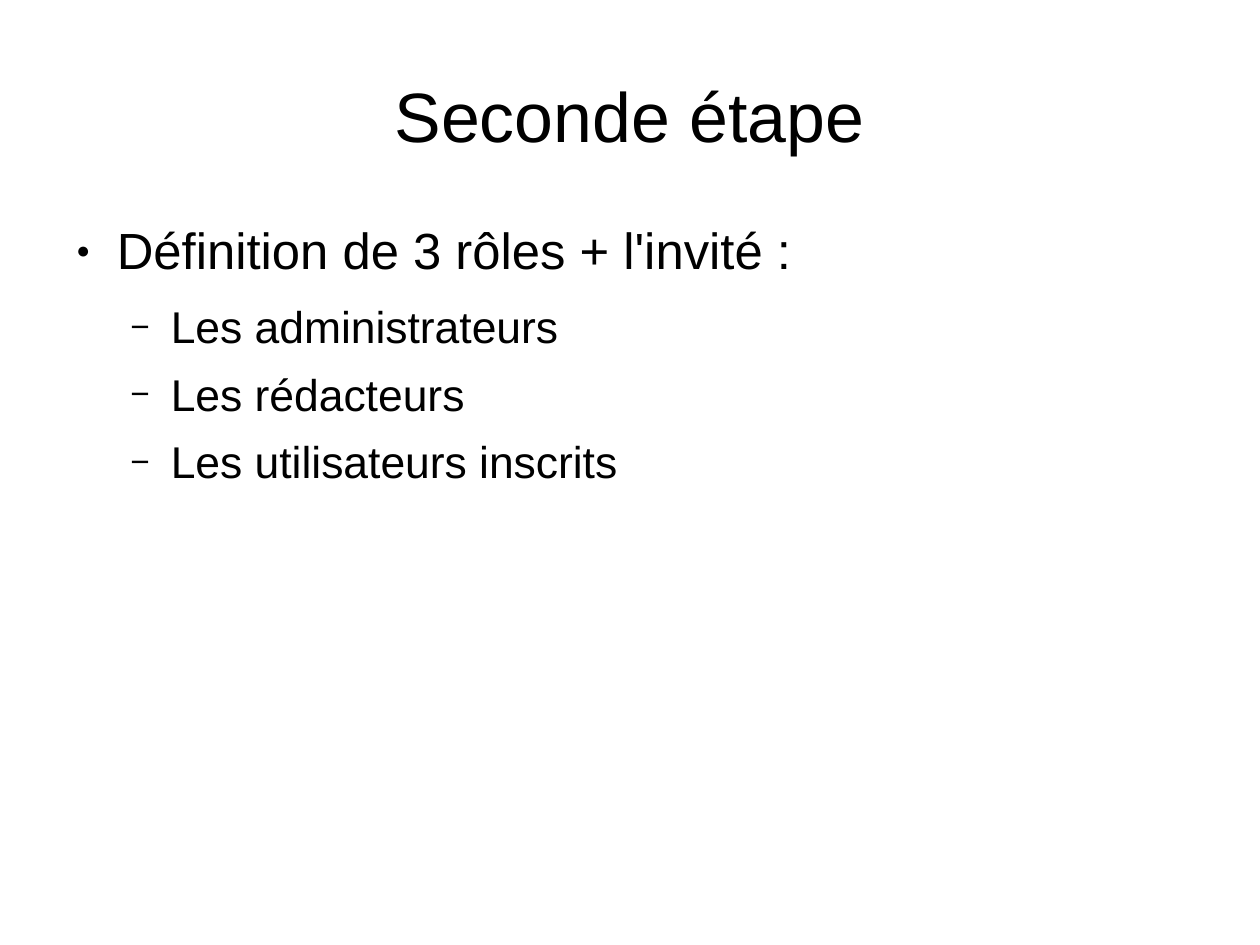
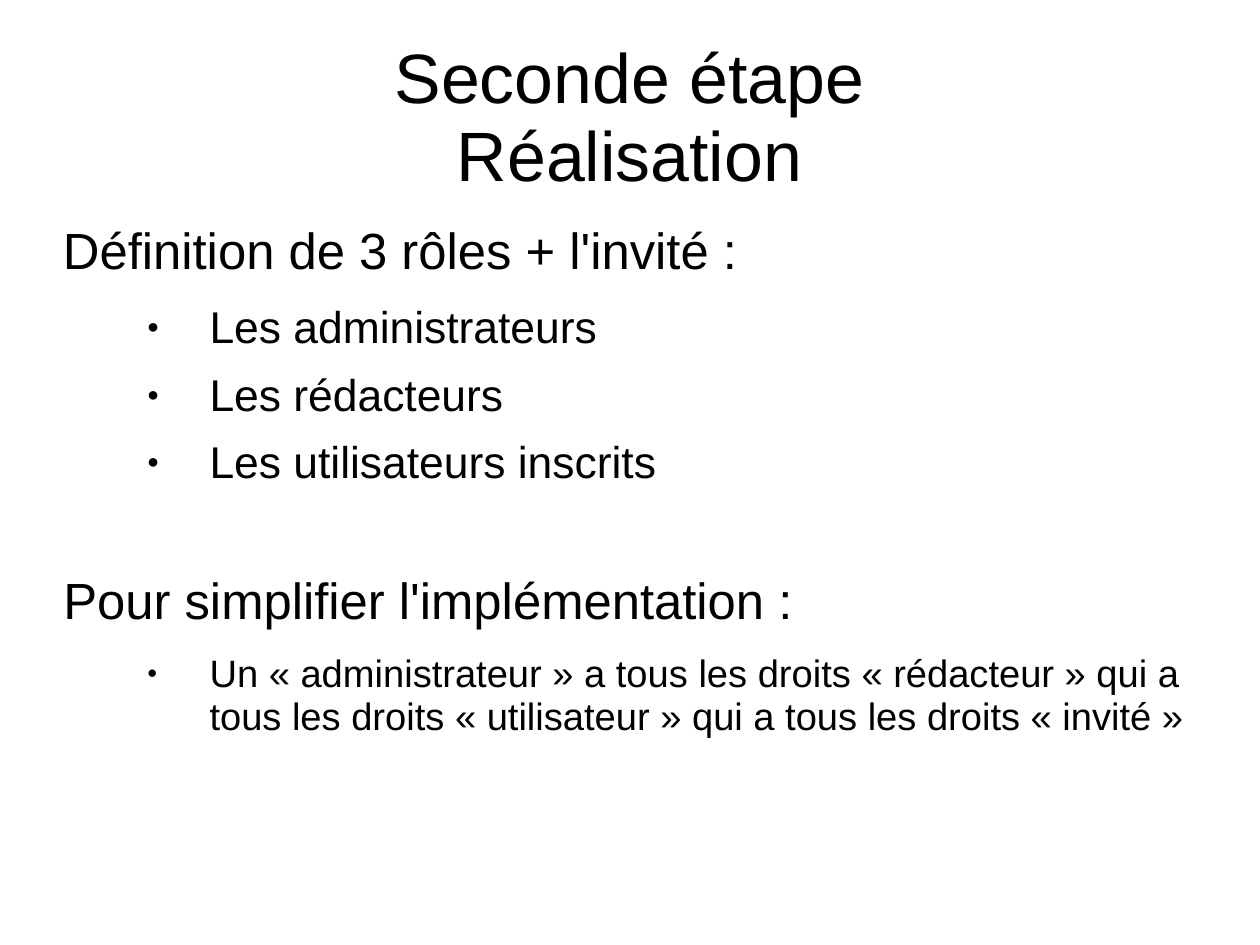
Before and after one commit to Wathil/POECNews, a slide deck: slide 8 of presentation.ppt (slide 6 before the commit). Drawn at 1260x945 pixels with LibreOffice and Linux fonts; fonts in the diff are those of the drawing. Boxes give left, top, right and bottom in pixels: in the first picture for what was removed or moved away, otherwise in the second. Text is boxed around its words. In the diff, an @@ line names an element or a change of style, - is before the commit and + after.

```diff
--- a/presentation.ppt
+++ b/presentation.ppt
@@ title at <box>395,51,864,182</box>: text changed @@
-Seconde étape
+Seconde étape
+Réalisation
@@ text at <box>63,231,708,479</box>: bullet ● to none; bullet − to ● @@
@@ text at <box>63,581,1179,738</box>: paragraphs added @@
+Pour simplifier l'implémentation :
+  ● Un « administrateur » a tous les droits « rédacteur » qui a tous les droits « utilisateur » qui a tous les droits « invité »
```
Also in this commit, not shown: 11 other slides changed, 3 slides added, 1 slide removed.
